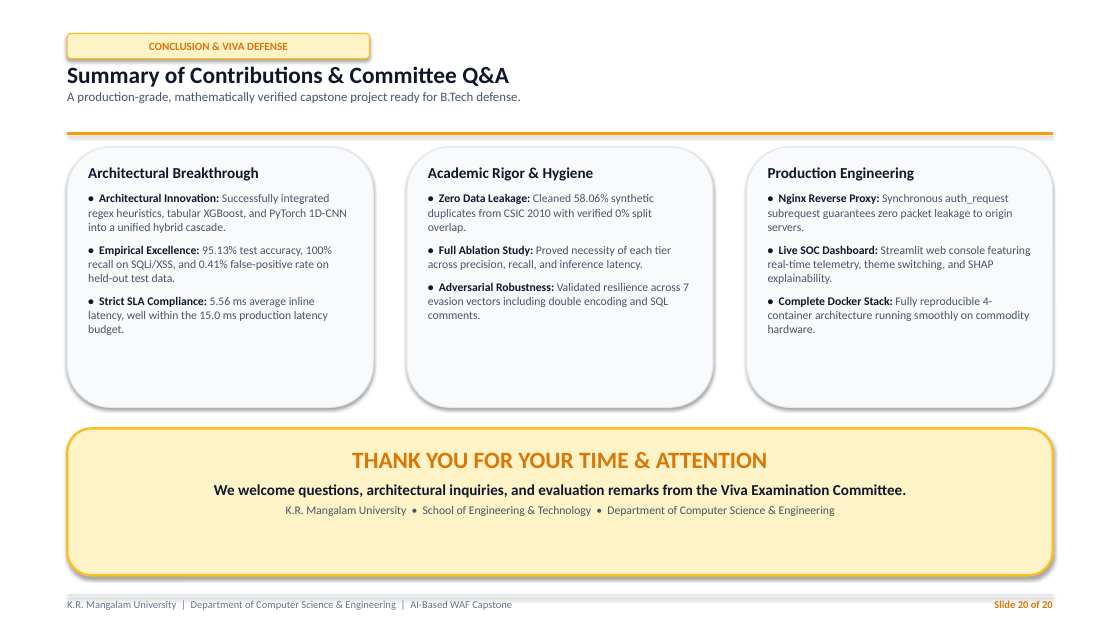
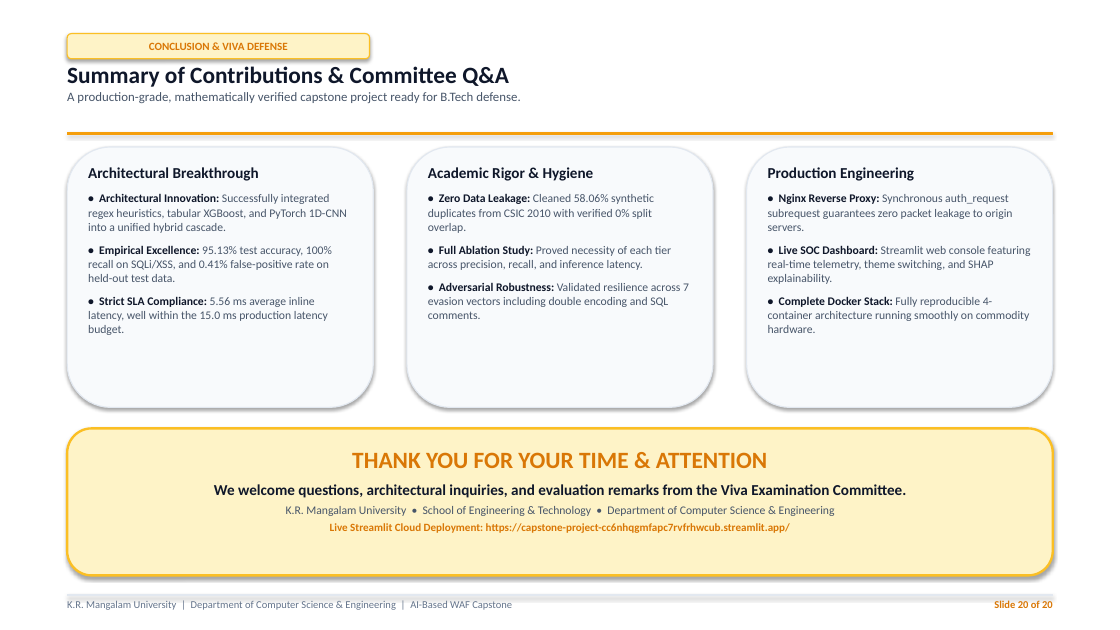
Before and after one commit to AnantSoni360/capstone-project, a slide deck: slide 20 of presentation/AI_WAF_Capstone_Presentation.pptx. Drawn at 1120x630 pixels with LibreOffice and Linux fonts; fonts in the diff are those of the drawing. Boxes give left, top, right and bottom in pixels: in the first picture for what was removed or moved away, otherwise in the second. Text is boxed around its words. In the diff, an @@ line names an element or a change of style, - is before the commit and + after.

Commit message:
docs: add live Streamlit Cloud deployment URL to README, viva guide, and slides

```diff
--- a/presentation/AI_WAF_Capstone_Presentation.pptx
+++ b/presentation/AI_WAF_Capstone_Presentation.pptx
@@ text at [330, 523, 790, 533]: paragraph added @@
+Live Streamlit Cloud Deployment: https://capstone-project-cc6nhqgmfapc7rvfrhwcub.streamlit.app/
```
Also in this commit, not shown: 1 other slide changed, 3 other files.
